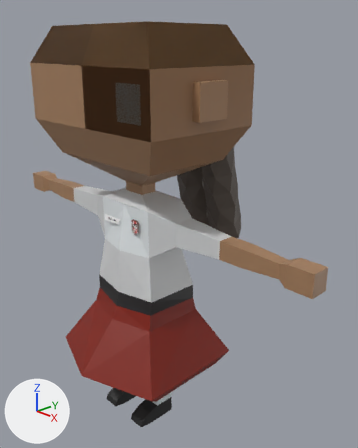
What one commit did to the Blender file Assets_Blender/Characters/Perempuan.blend.
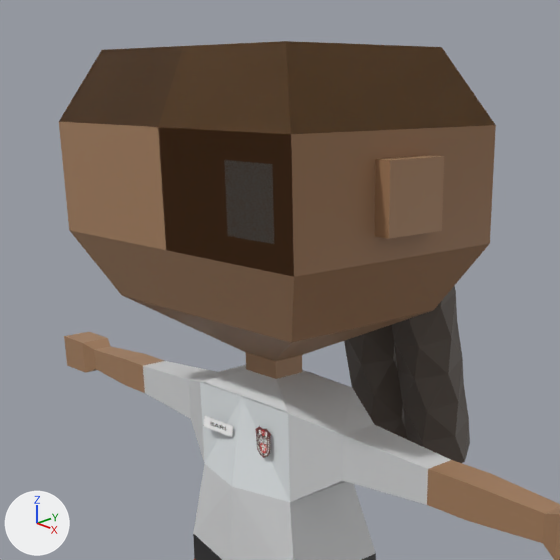
There are two pictures of each version: one whole from a 50 mm lens placed at (2.26, -1.84, 2.41), pointed at (0.09, 0.23, 1.32), one close up on the part from 0% to 80% of the width and 0% to 64% of the height. The lights are fixed; the arrows at lower left show +X, +Y and +Z. The last two pictures show the newer version.
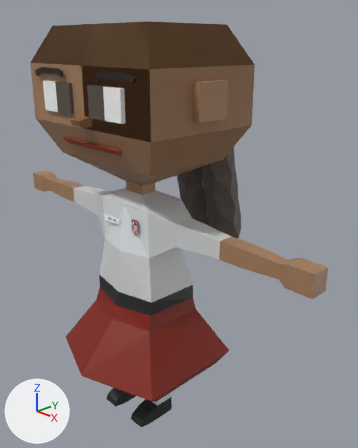
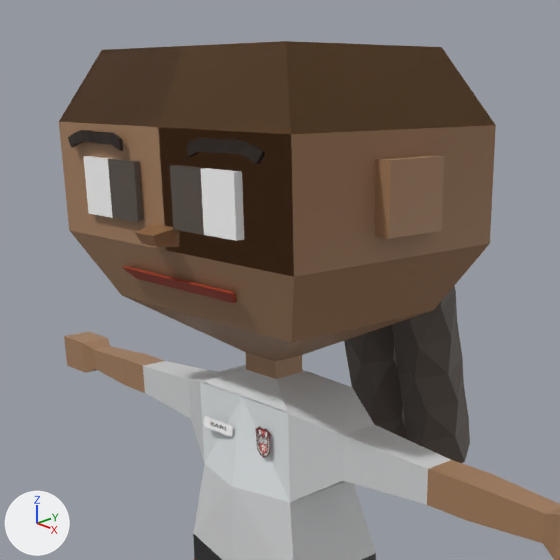
Commit message: Membuat Karakter Korban Perempuan (Sari dan Nina)

Changed parts and their boxes [x1, y1, x2, y2] in the close-ups (560 x 560 px):
'Eyebrows', added: after [68, 130, 265, 164]
'Mouth', added (red): after [122, 266, 236, 303]
'Nose', added (brown): after [135, 225, 180, 247]
part 1 of me_cube, built on: after [84, 156, 244, 241]
part 2 of me_cube, recoloured: before [224, 160, 274, 244]
part 3 of me_cube, recoloured (brown): before [175, 157, 228, 236]

Diff of the bpy script that builds the scene:
```diff
--- a/Assets_Blender/Characters/Perempuan.blend.py
+++ b/Assets_Blender/Characters/Perempuan.blend.py
@@ img_imphenziapalette01_png_002 @@
+img_imphenziapalette01_png_002 = load_image('ImphenziaPalette01.png.002', '_unpacked/ImphenziaPalette01.png', 8, 8, 'sRGB')
@@ img_imphenziapalette01_png_001 @@
+img_imphenziapalette01_png_001 = load_image('ImphenziaPalette01.png.001', '_unpacked/ImphenziaPalette01.png', 8, 8, 'sRGB')
@@ mat_material_006 @@
+mat_material_006 = principled_material('Material.006')
+mat_material_006.base_color = (1.0, 1.0, 1.0)  # white #ffffff
@@ mat_material_008 @@
+mat_material_008 = principled_material('Material.008')
+mat_material_008.texture = img_imphenziapalette01_png_002
+mat_material_008.anisotropic = 0.06
@@ mat_material_007 @@
+mat_material_007 = principled_material('Material.007')
+mat_material_007.texture = img_imphenziapalette01_png_001
+mat_material_007.anisotropic = 0.06
@@ me_cube @@
 # used by ob_cube; location = (0.0, 0.0, 0.0)
-me_cube.from_pydata(...)  # 264 vertices, 236 faces; spans x -1.25..1.25, y -0.51..0.47, z 0.02..2.5
+me_cube.from_pydata(...)  # 282 vertices, 254 faces; spans x -1.25..1.25, y -0.51..0.47, z 0.02..2.5
+# me_cube part 1
+# 2 faces are deleted
+# 6 vertices move from x 0.07..0.46, y -0.37, z 2.05..2.24 to x 0.08..0.35, y -0.37, z 2.05..2.21
+# 18 vertices are added at x -0.37..0.35, y -0.39..-0.37, z 2.05..2.21
+# 10 new faces join them, mat_material_006 (white #ffffff)
+# 10 new faces join them, mat_material_004 (brown #594f47)
+# me_cube part 2: 1 face spanning x 0.08..0.22, y -0.37, z 2.05..2.21 switches from mat_material (picture img_imphenziapalette01_png) to mat_material_004 (brown #594f47)
+# me_cube part 3: 1 face spanning x 0.22..0.35, y -0.37, z 2.05..2.21 switches from mat_material (picture img_imphenziapalette01_png) to mat_material_006 (white #ffffff)
 me_cube.materials.append(mat_material)
+me_cube.materials.append(mat_material_004)  # brown #594f47
+me_cube.materials.append(mat_material_006)  # white #ffffff
@@ me_cube_014 @@
+me_cube_014.from_pydata(...)  # 44 vertices, 43 faces; spans x -0.611..0.611, y -0.371..-0.298, z 1.905..1.972
+me_cube_014.materials.append(mat_material_008)  # picture img_imphenziapalette01_png_002
@@ me_cube_013 @@
+me_cube_013.from_pydata(...)  # 42 vertices, 46 faces; spans x -0.533..0.533, y -0.475..-0.289, z 1.857..1.999
+me_cube_013.materials.append(mat_material_008)  # picture img_imphenziapalette01_png_002
@@ me_cube_012 @@
+me_cube_012.from_pydata(...)  # 64 vertices, 60 faces; spans x 0.139..0.395, y -0.365..-0.349, z 2.244..2.295
+me_cube_012.materials.append(mat_material_007)  # picture img_imphenziapalette01_png_001
@@ ob_mouth @@
+ob_mouth = bpy.data.objects.new('Mouth', me_cube_014)
+ob_mouth.parent = ob_cube
+ob_mouth.location = (0.0, -0.15, 0.835)
+ob_mouth.scale = (0.436, 0.543, 0.543)
@@ ob_nose @@
+ob_nose = bpy.data.objects.new('Nose', me_cube_013)
+ob_nose.parent = ob_cube
+ob_nose.location = (0.0192, -0.561, 1.138)
+ob_nose.rotation_euler = (-0.381, -0.027, -0.0665)  # degrees (-22, -1.5, -3.8)
+ob_nose.scale = (0.122, 0.461, 0.461)
@@ ob_eyebrows @@
+ob_eyebrows = bpy.data.objects.new('Eyebrows', me_cube_012)
+ob_eyebrows.parent = ob_cube
+ob_eyebrows.location = (0.00366, -0.0276, -0.00798)
+ob_eyebrows.scale = (1.14, 1.0, 1.0)
+_m = ob_eyebrows.modifiers.new('Mirror', 'MIRROR')
```
